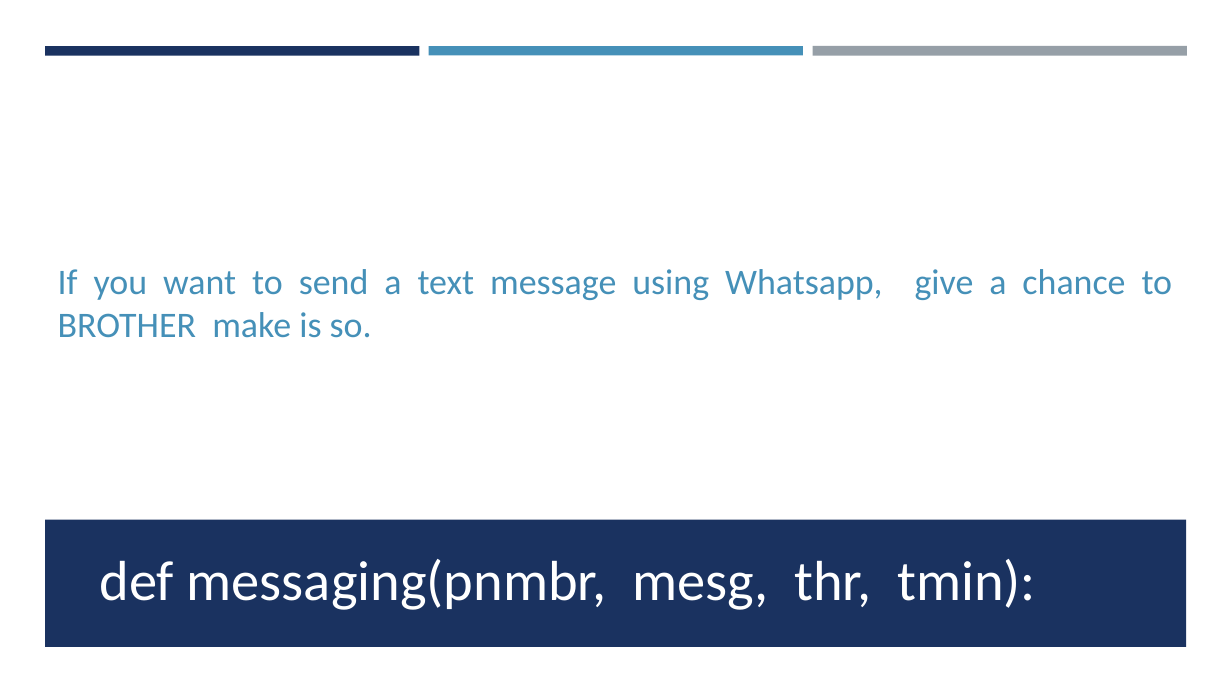
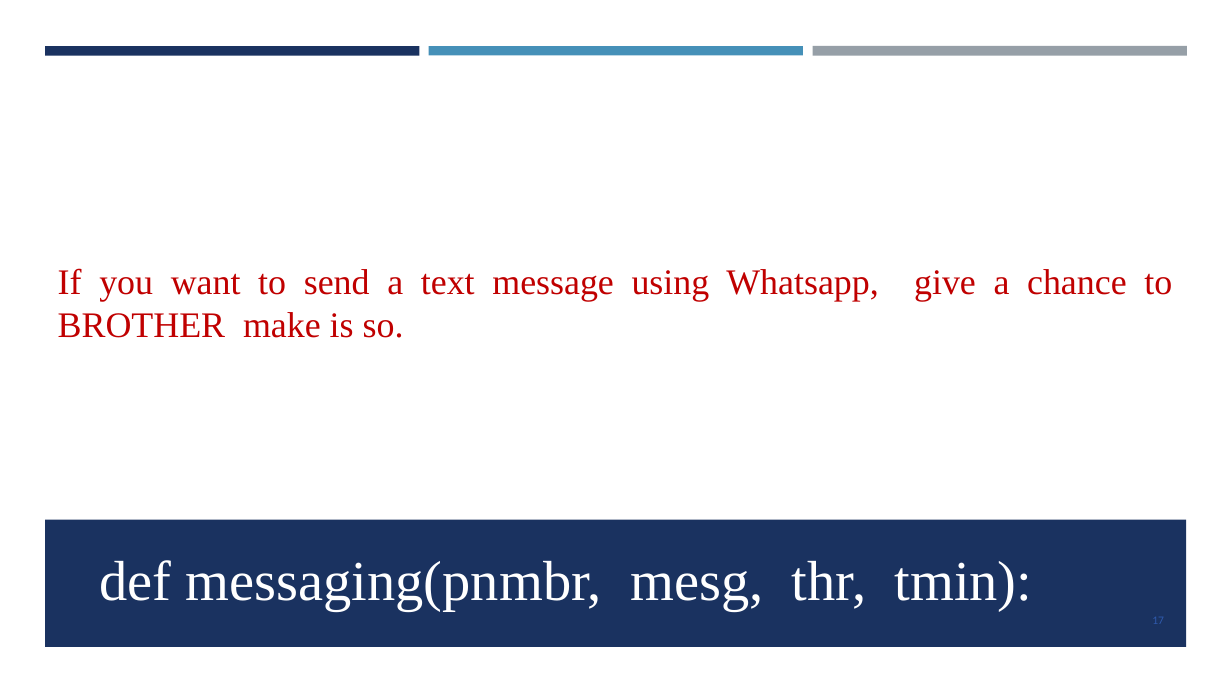
Before and after one commit to GopalSharma16/zonal_project, a slide deck: slide 17 of BROTHER.pptx (slide 13 before the commit). Drawn at 1232x693 pixels with LibreOffice and Linux fonts; fonts in the diff are those of the drawing. Boxes give left, top, right and bottom in pixels: in the first picture for what was removed or moved away, otherwise in the second. Text is boxed around its words. In the diff, an @@ line names an element or a change of style, - is before the commit and + after.

```diff
--- a/BROTHER.pptx
+++ b/BROTHER.pptx
@@ text "If you want to send ..." at [58, 268, 1172, 338]: font Calibri to Times New Roman, text colour #4590B8 to #C00000 @@
@@ title "def messaging(pnmbr, mesg, thr, tmin):" at [99, 560, 1032, 611]: font Calibri to Times New Roman @@
@@ page number added at [1152, 617, 1164, 624], 9 pt, text #2F5AAC @@
+17
```
Also in this commit, not shown: 24 other slides changed, 7 slides added, 2 other files.
